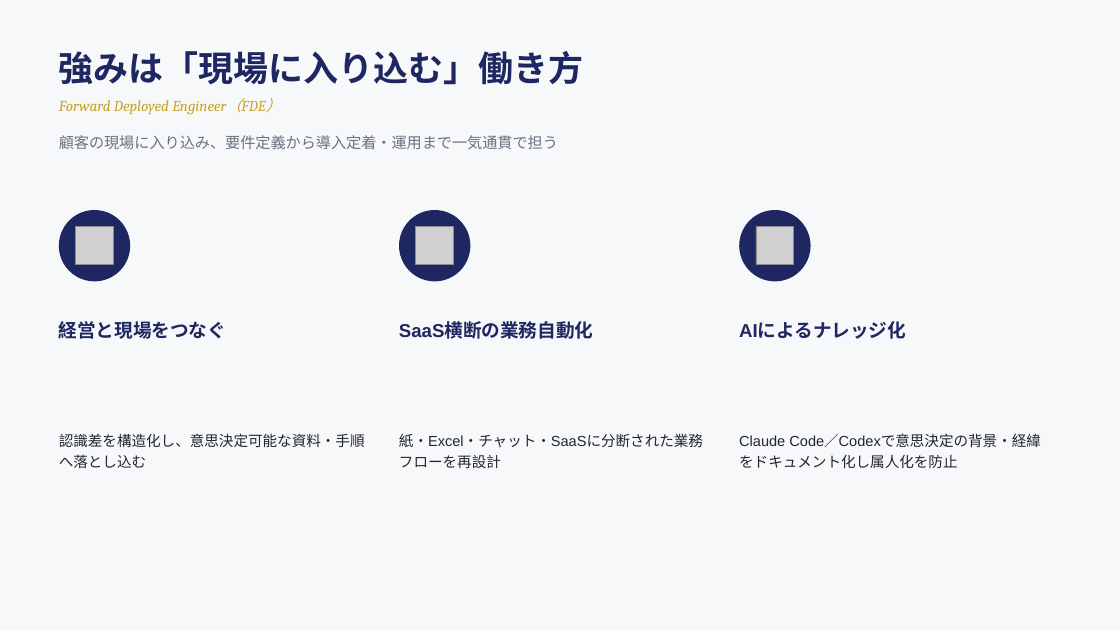
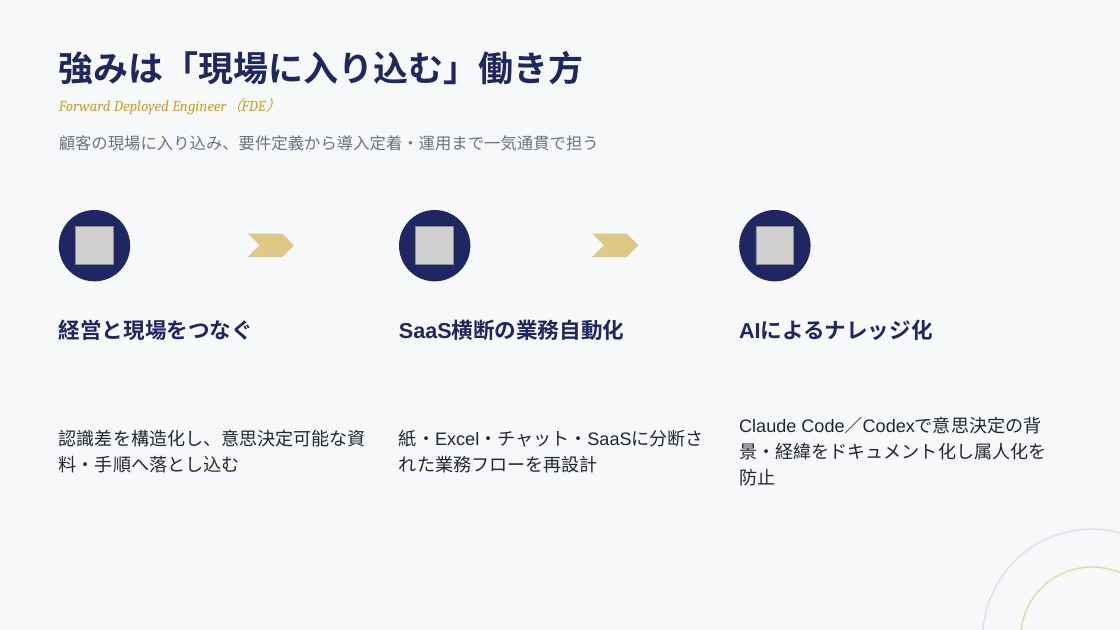
Before and after one commit to hioguitar/practice_20250730, a slide deck: slide 4 of 03_carrire/ポートフォリオ/日置俊行_ポートフォリオ.pptx. Drawn at 1120x630 pixels with LibreOffice and Linux fonts; fonts in the diff are those of the drawing; grey boxes stand for pictures. Boxes give left, top, right and bottom in pixels: in the first picture for what was removed or moved away, otherwise in the second. Text is boxed around its words. In the diff, an @@ line names an element or a change of style, - is before the commit and + after.

Commit message:
ポートフォリオPPTXのフィードバック対応:アイコン視認性・フォント拡大・視覚要素追加
黒色で見づらかったアイコンを白抜きに変更、本文フォントを拡大、経歴タイムラインの連結線・強みスライドの流れを示す矢印・コーナーの同心円装飾を追加して視覚的な物足りなさを解消。

```diff
--- a/03_carrire/ポートフォリオ/日置俊行_ポートフォリオ.pptx
+++ b/03_carrire/ポートフォリオ/日置俊行_ポートフォリオ.pptx
@@ text "顧客の現場に入り込み、要件定義から導入定着・運用まで一気通貫で担う" at [59,135,599,151]: size 13 to 14 pt @@
@@ chevron added at [248,234,294,257], fill #C9A227 at 55% opacity @@
@@ chevron added at [592,234,639,257], fill #C9A227 at 55% opacity @@
@@ size 16 to 18.5 pt in 3 elements at [59,319,253,340], [399,321,624,343], [739,321,932,340] @@
@@ size 12.5 to 15.5 pt in 3 elements at [59,429,366,473], [399,430,704,447], [739,418,1046,486] @@
@@ ellipse added at [983,529,1120,630], outline #1E2761 1.25 pt @@
@@ ellipse added at [1021,567,1120,630], outline #C9A227 1.25 pt @@
```
Also in this commit, not shown: 3 other slides changed, 2 other files.
